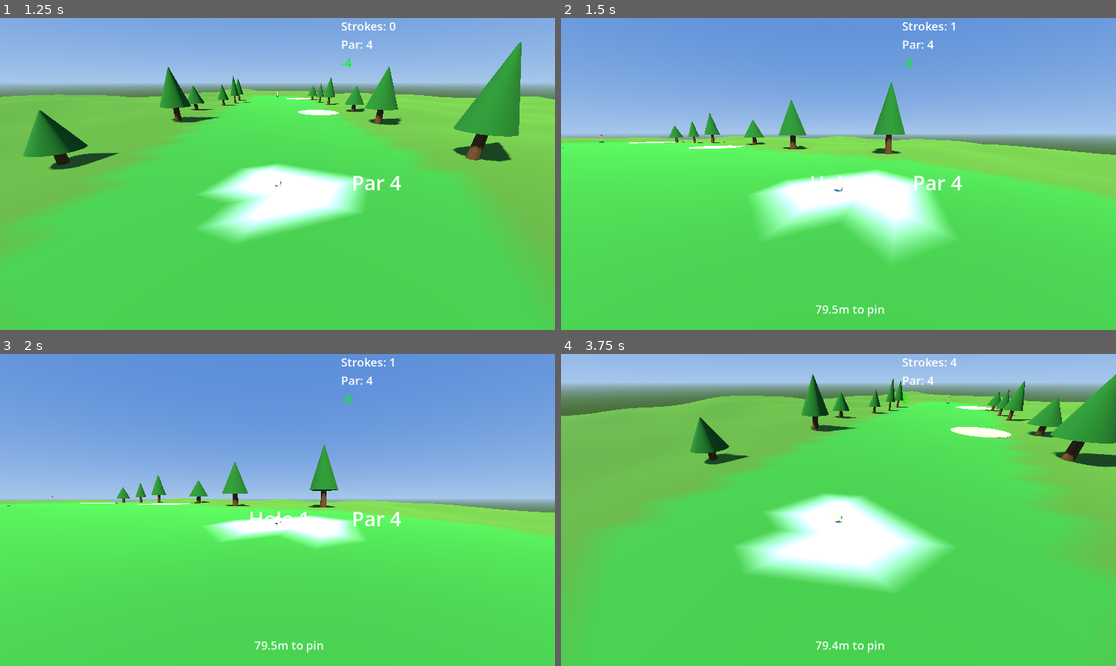
Above: before the commit, frames 1-4 (two rows, left to right).
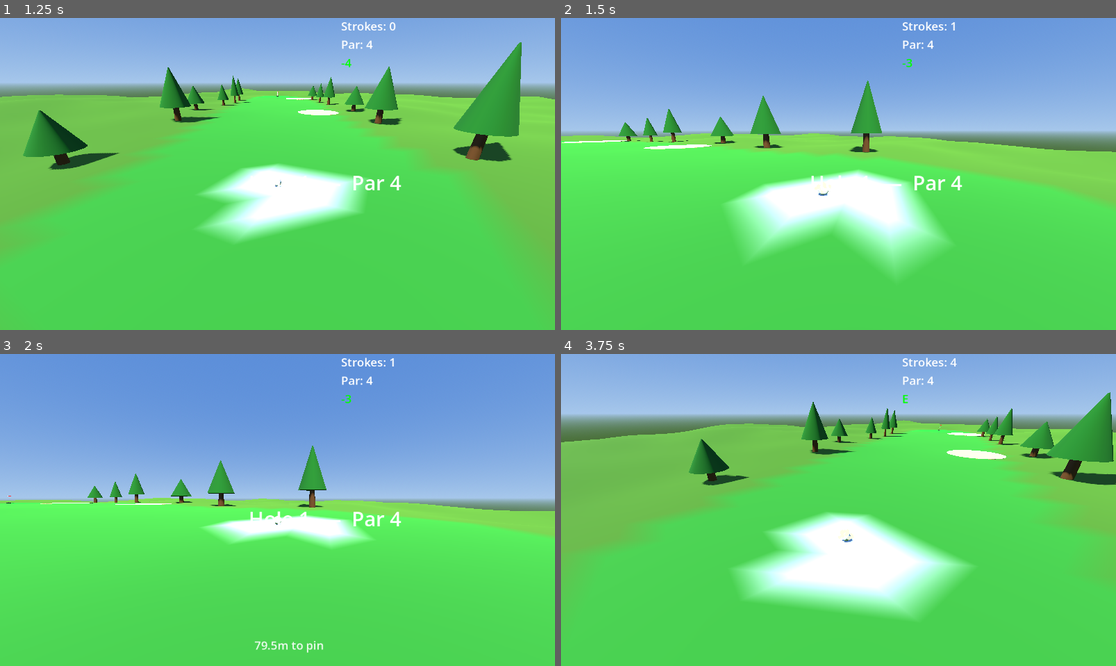
Above: after the commit, the same moments.

Repository: alexanderbenfox/golf-roguelike-godot
Game: Godot game, scene res://scenes/main_menu.tscn
The game is run twice, just before and just after one commit, with the same random seed, the same clock (stepped at 60 frames per second) and the same inputs.
Inputs (mouse positions are in pixels of both pictures, inside the frame that each line leads up to):
- Up to frame 1 (1.25 s): click "Play" at 0.5 s
- Up to frame 2 (1.5 s): tap Enter at 1.25 s; move the mouse to (960, 158) at 1.27 s; click (960, 158) at 1.35 s
- Up to frame 3 (2 s): no input
- Up to frame 4 (3.75 s): move the mouse to (727, 525) at 2.02 s; click (727, 525) at 2.1 s; move the mouse to (894, 441) at 2.77 s; click (894, 441) at 2.85 s; move the mouse to (810, 572) at 3.52 s; click (810, 572) at 3.6 s

Frame 1 is identical in both runs. In frame 2, 11% of the frame differs, in the area x 0-100%, y 20-96%; in frame 3, 2.7%; in frame 4, 32%, in the area x 0-100%, y 2-96%.

Commit message:
Fix some camera issues with following on curves and modified the STOP_VELOCITY_THRESHOLD

Diff:
--- a/camera_3d.gd
+++ b/camera_3d.gd
@@ -67,13 +67,15 @@
 
 func start_follow_shot() -> void:
 	_mode = Mode.FOLLOW_SHOT
+	_last_follow_dir = get_aim_forward()
 
 
 func set_follow_velocity(vel: Vector3) -> void:
 	_follow_velocity = vel
 	var horizontal := Vector3(vel.x, 0.0, vel.z)
 	if horizontal.length() > 0.3:
-		_last_follow_dir = horizontal.normalized()
+		var target_dir: Vector3 = horizontal.normalized()
+		_last_follow_dir = _last_follow_dir.slerp(target_dir, 0.05)
 
 
 func stop_follow_shot() -> void:
--- a/golf_ball.gd
+++ b/golf_ball.gd
@@ -54,7 +54,7 @@
 var last_shot_position: Vector3 = Vector3.ZERO
 var _bounds_check: Callable
 
-const STOP_VELOCITY_THRESHOLD: float = 0.3
+const STOP_VELOCITY_THRESHOLD: float = 0.05
 
 # ---- Node references (set via @export so scene wiring is explicit) ---------
 
